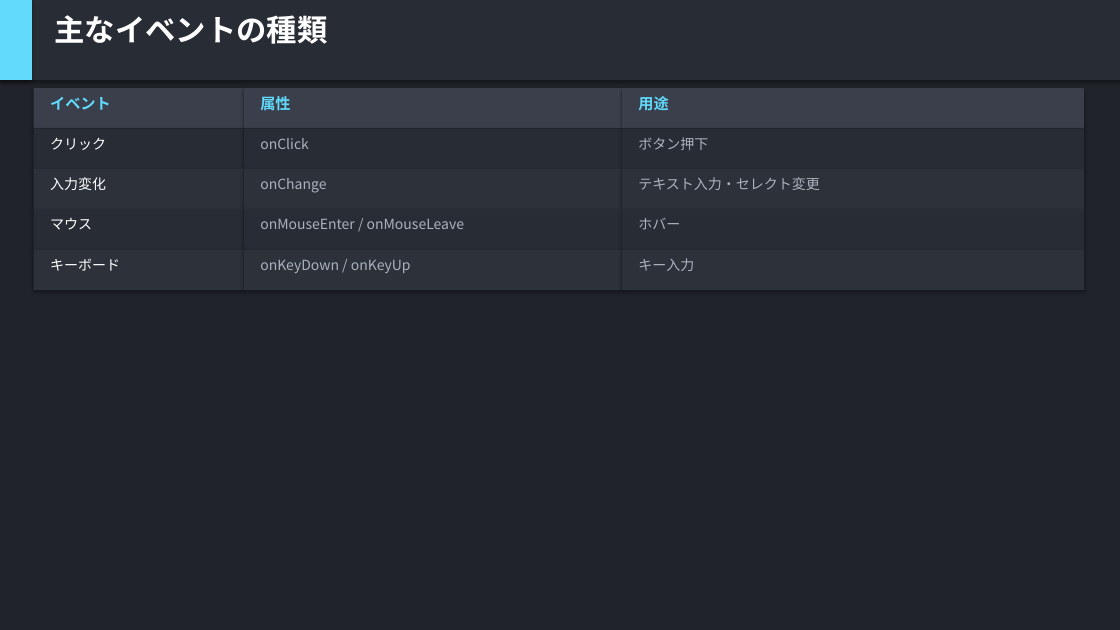
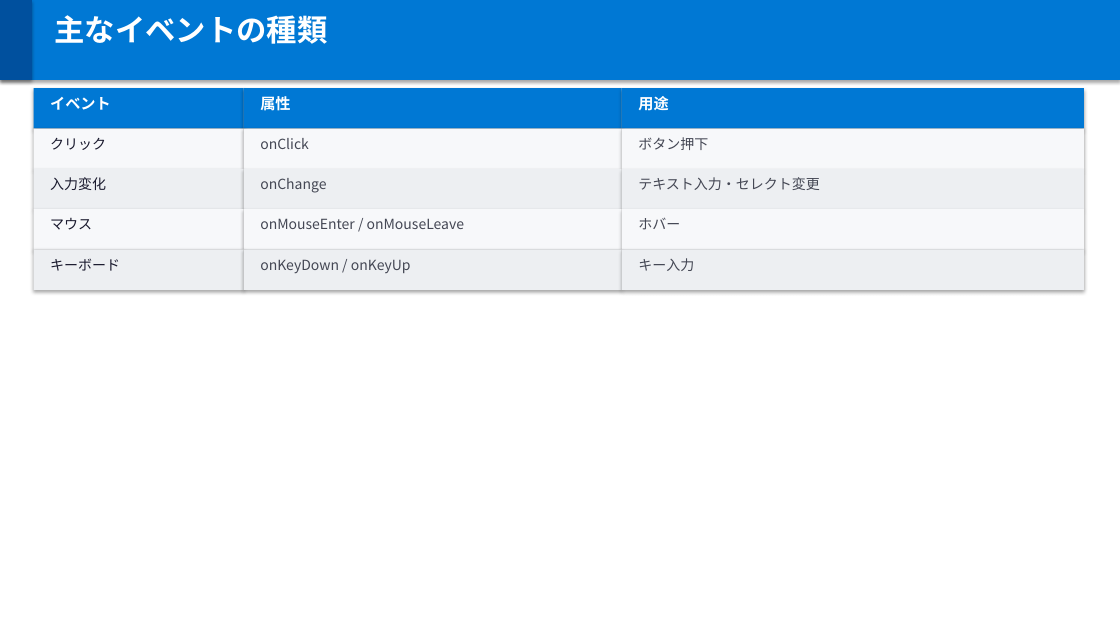
Before and after one commit to kter/my-first-react-app-01, a slide deck: slide 10 of output.pptx. Drawn at 1120x630 pixels with LibreOffice and Linux fonts; fonts in the diff are those of the drawing. Boxes give left, top, right and bottom in pixels: in the first picture for what was removed or moved away, otherwise in the second. Text is boxed around its words. In the diff, an @@ line names an element or a change of style, - is before the commit and + after.

```diff
--- a/output.pptx
+++ b/output.pptx
@@ background #20232A to #FFFFFF @@
@@ rectangle at (0, 0, 1120, 80): fill #282C34 to #0078D4 @@
@@ rectangle at (0, 0, 32, 80): fill #61DAFB to #00509E @@
@@ fill #3A3F4B to #0078D4 in 3 elements at (34, 88, 244, 129), (622, 88, 1084, 129), (244, 88, 622, 129) @@
@@ text colour #61DAFB to #FFFFFF in 3 elements at (50, 97, 111, 110), (260, 94, 290, 114), (638, 96, 668, 111) @@
@@ fill #282C34 to #F7F8FA in 6 elements at (34, 129, 244, 169), (622, 129, 1084, 169), (34, 209, 244, 250), (622, 209, 1084, 250), (244, 129, 622, 169), (244, 209, 622, 250) @@
@@ text colour #FFFFFF to #1A1A2E in 4 elements at (50, 138, 106, 150), (50, 177, 106, 190), (50, 218, 92, 230), (50, 259, 120, 271) @@
@@ fill #2C313A to #EDEFF2 in 6 elements at (34, 169, 244, 209), (622, 169, 1084, 209), (34, 250, 244, 290), (622, 250, 1084, 290), (244, 169, 622, 209), (244, 250, 622, 290) @@
@@ text colour #ABB2BF to #444754 in 8 elements at (260, 138, 309, 149), (638, 137, 708, 150), (260, 178, 326, 193), (638, 177, 819, 190), (260, 218, 464, 229), (638, 217, 680, 230), (260, 259, 411, 273), (638, 258, 694, 271) @@
```
Also in this commit, not shown: 72 other slides changed, 1 other file.
